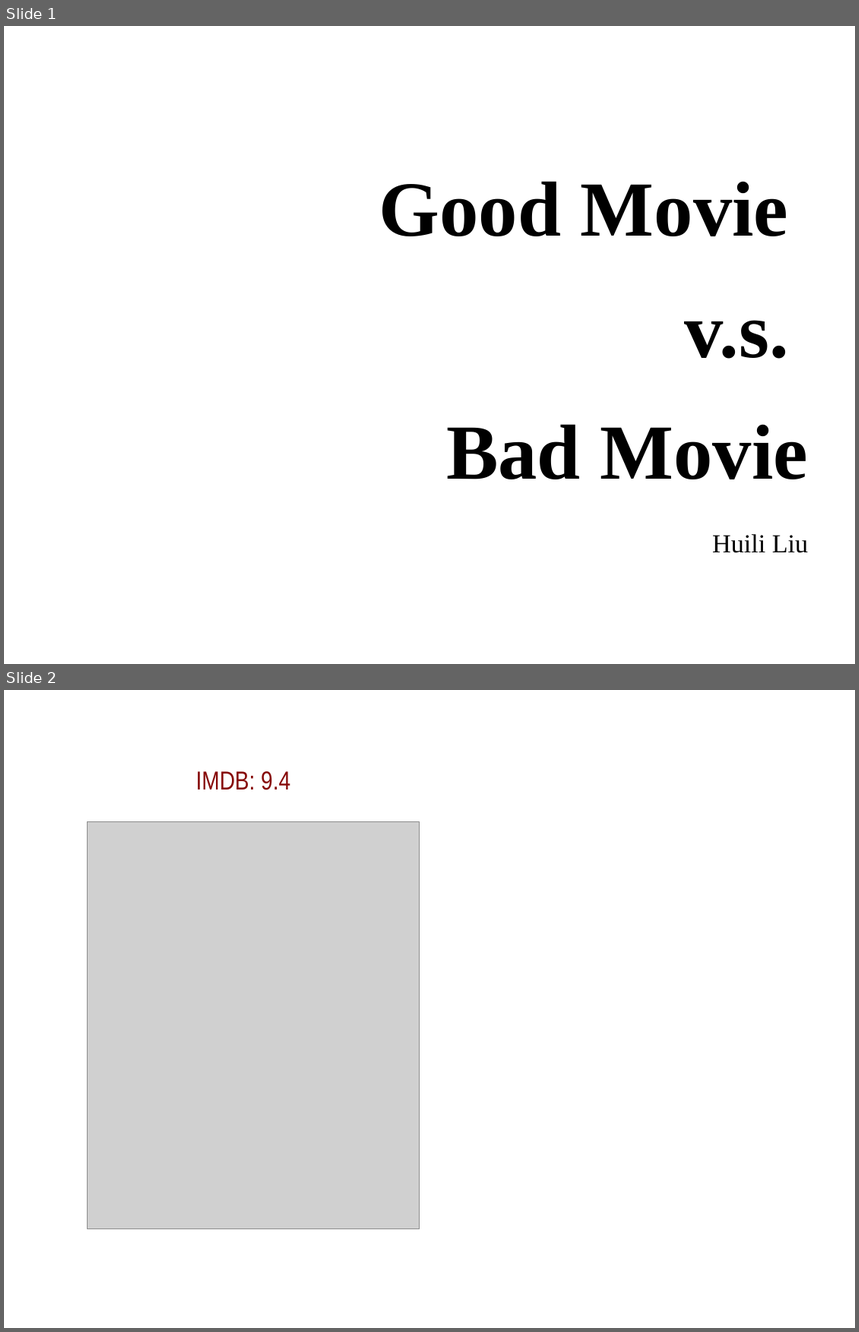
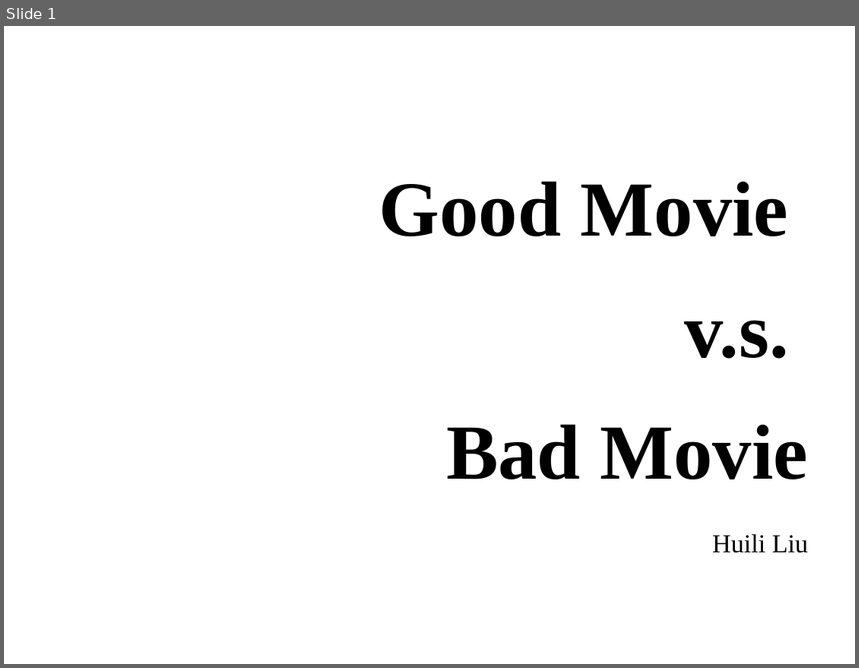
Before and after one commit to lois19881988/TDI_Capstone_submission, a slide deck: Capstone final.pptx. Shown one above the other, each under a label of ours: slides 1 and 2 before the commit, slide 1 after it. The pictures are 859x1332 and 859x668 pixels, drawn with LibreOffice and Linux fonts; fonts in the diff are those of the drawing; grey boxes stand for pictures; background and template pictures are left out. Boxes give left, top, right and bottom in pixels: in the first picture for what was removed or moved away, otherwise in the second. Text is boxed around its words. In the diff, an @@ line names an element or a change of style, - is before the commit and + after.

```diff
--- a/Capstone final.pptx
+++ b/Capstone final.pptx
@@ slide 2 removed at [4,690,855,1328], background picture (left out) @@
@@ text removed at [196,771,291,790] @@
-IMDB: 9.4
@@ picture removed at [88,822,420,1229] @@
```
Also in this commit, not shown: 2 slides changed, 2 other slides removed.
